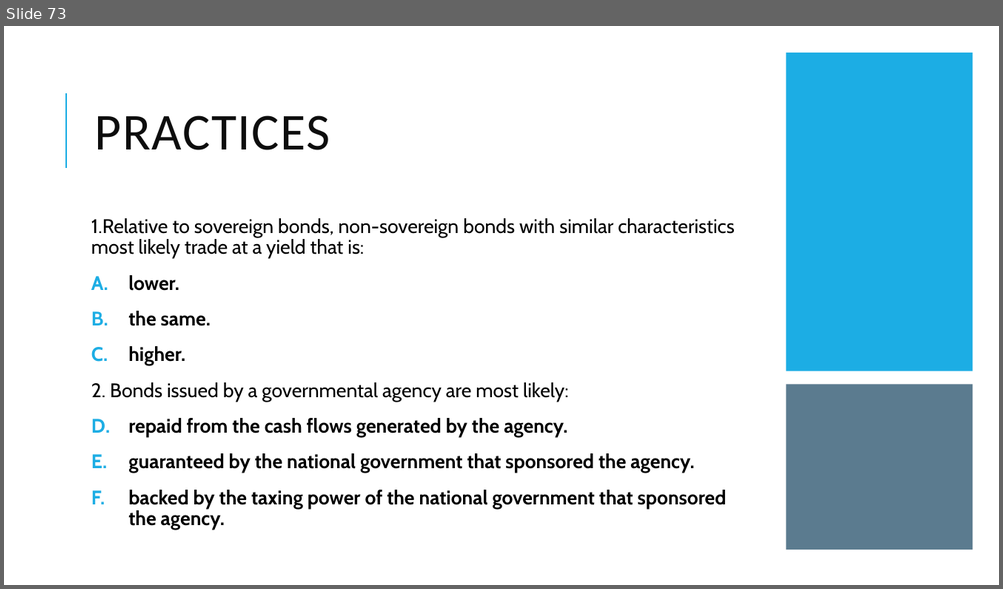
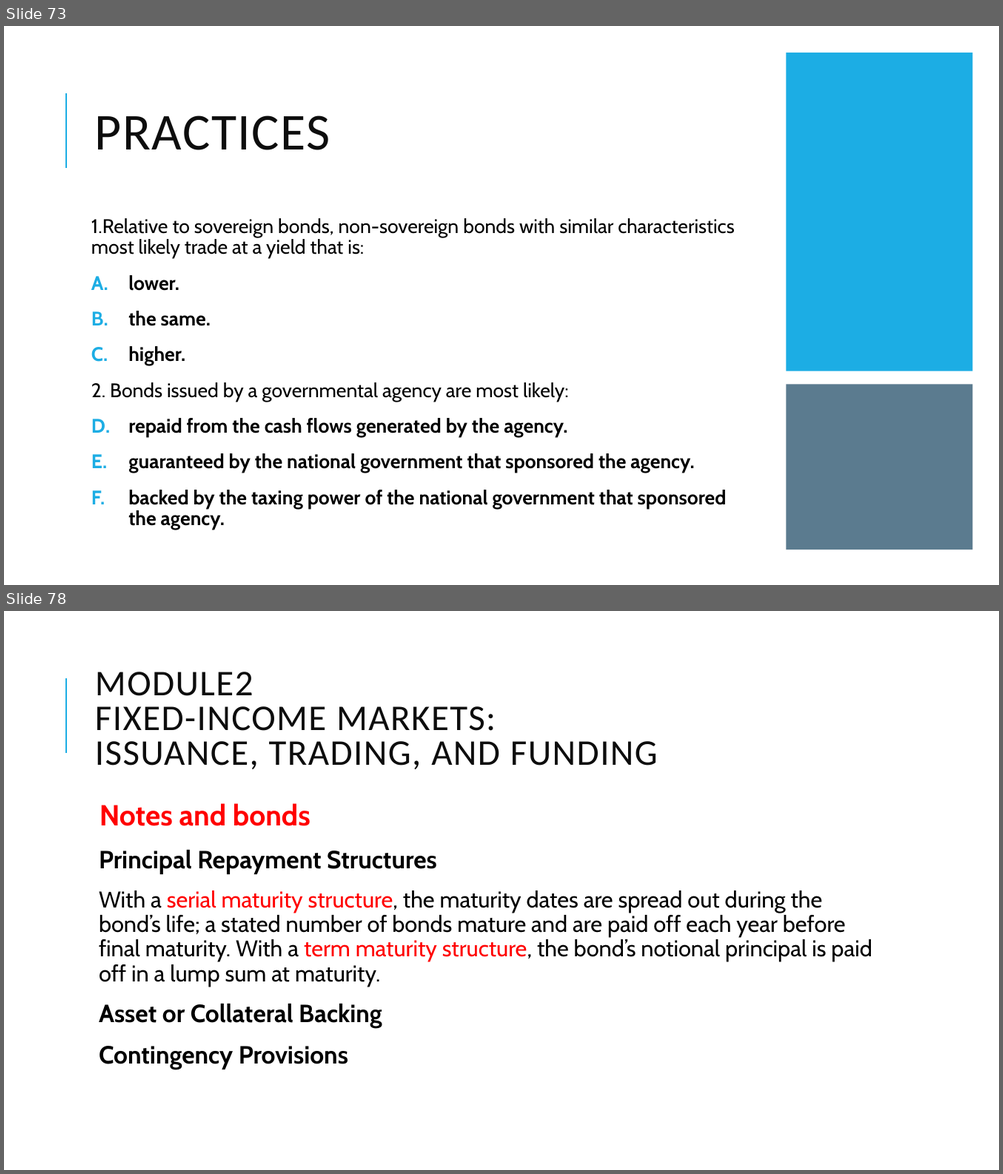
Before and after one commit to Isco0530/data, a slide deck: Fixed Income.pptx. Shown one above the other, each under a label of ours: slide 73 before the commit, slides 73 and 78 after it; the slides between them are not shown. The pictures are 1003x589 and 1003x1174 pixels, drawn with LibreOffice and Linux fonts; fonts in the diff are those of the drawing. Boxes give left, top, right and bottom in pixels: in the first picture for what was removed or moved away, otherwise in the second. Text is boxed around its words. In the diff, an @@ line names an element or a change of style, - is before the commit and + after.

```diff
--- a/Fixed Income.pptx
+++ b/Fixed Income.pptx
@@ slide 78 added at <box>4,611,999,1170</box>, background #FFFFFF; not listed: 1 template element that a slide beside it also shows @@
@@ title added at <box>95,672,657,769</box>, 35 pt, text #0D0D0D @@
+MODULE2
+FIXED-INCOME MARKETS:
+ISSUANCE, TRADING, AND FUNDING
@@ text added at <box>99,803,871,1070</box>, 22 pt, text #000000 @@
+  Notes and bonds
+  Principal Repayment Structures
+  With a serial maturity structure, the maturity dates are spread out during the bond’s life; a stated number of bonds mature and are paid off each year before final maturity. With a term maturity structure, the bond’s notional principal is paid off in a lump sum at maturity.
+  Asset or Collateral Backing
+  Contingency Provisions
```
Also in this commit, not shown: 6 other slides added.
